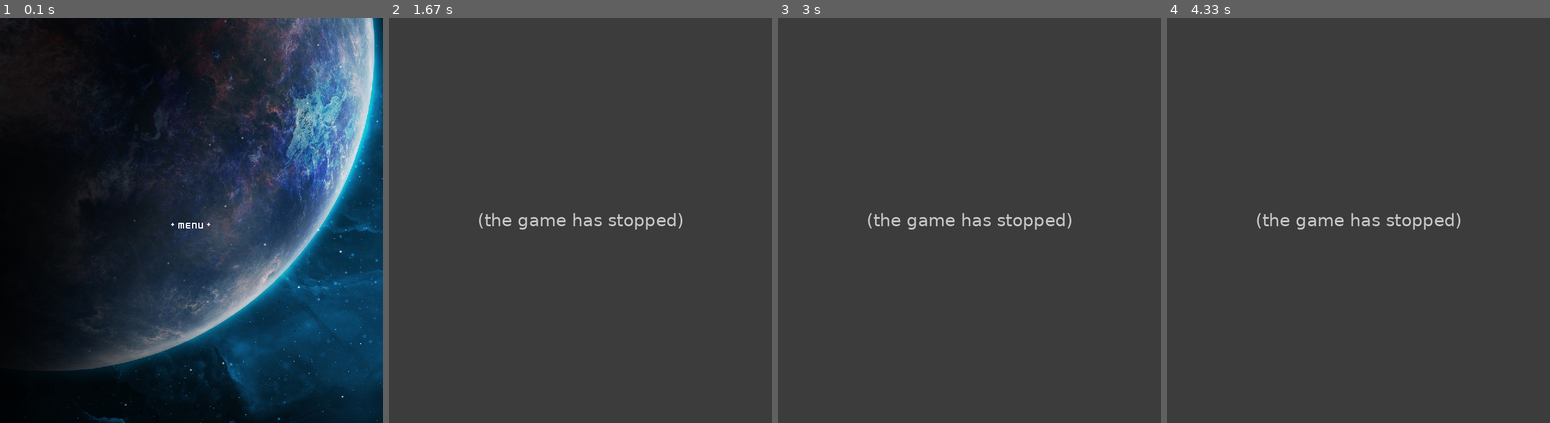
Above: before the commit, frames 1-4 (left to right).
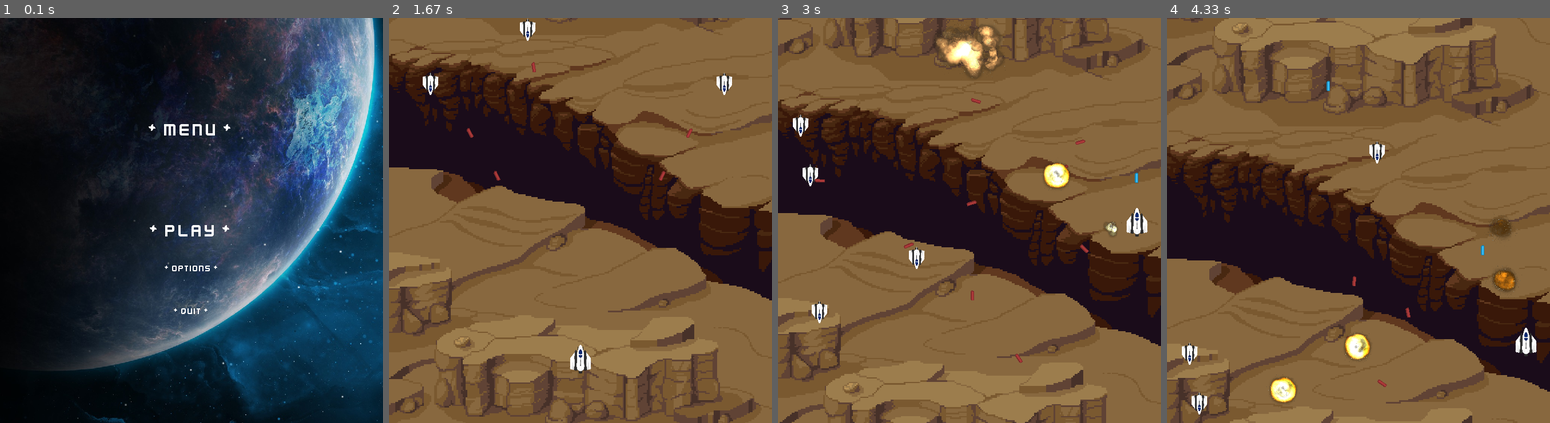
Above: after the commit, the same moments.

Repository: 2ndcouteau/Py_shmup
Game: pygame game, started from srcs/main.py
The game is run twice, just before and just after one commit, with the same random seed, the same clock (stepped at 60 frames per second) and the same inputs.
Inputs:
- Up to frame 1 (0.1 s): no input
- Up to frame 2 (1.67 s): hold Up 0.33-0.8 s; hold Down 0.83-1.13 s; tap Enter at 1.17 s; tap E at 1.5 s
- Up to frame 3 (3 s): hold Up 1.83-2.2 s; tap Space at 1.9, 2.3, 2.6, 2.97 s; tap E at 1.98 s; hold Right 2.23-2.87 s; hold Down from 2.9 s (still down)
- Up to frame 4 (4.33 s): release Down at 3.27 s; hold Left 3.3-3.77 s; tap Space at 3.37, 3.67, 3.87, 4.17 s; tap E at 3.45 s; hold Right 3.8-4.27 s; hold Up from 4.3 s (still down)

The runs differ from the first frame. In frame 1, 0.6% of the frame differs, in the area x 38-61%, y 26-74%; in frame 2, 98%; in frame 3, 98%; in frame 4, 98%, in the area x 0-100%, y 0-100%.
Error before the commit: NameError: name 'self' is not defined (class_Event.py line 74); the game stopped at 1.5 s (later frames are placeholders)

Commit message:
[ADD] Text method and initialisation in main menu [NEED] Manage center position with selections

Diff:
--- a/srcs/class_Event.py
+++ b/srcs/class_Event.py
@@ -16,6 +16,7 @@
 								DOWN,
 								RIGHT,
 								LEFT,
+								MENU_INPUT_DELAY,
 								media_folder)
 
 # func_table = {
@@ -71,10 +72,10 @@
 		g.mode = LEVEL_MENU	# change to load_menu()
 		music.pause()
 	def k_e(g):
-		if self.timer <= 0:
+		if g.timer <= 0:
 			Enemy(g)
 			# Reset the countdown timer to one second.
-			self.timer = 1000
+			g.timer = 50
 
 		#
 		# if keys[K_BACKSPACE]:
@@ -141,6 +142,17 @@
 			# g.music_level.play(-1)
 			print("Entrée")
 
+		g.menu_timer -= g.dt
+		if g.menu_timer <= 0:
+			# print ("Move OK")
+			if keys[K_UP]:
+				g.text_main_menu.move_up()
+				g.menu_timer = MENU_INPUT_DELAY
+			if keys[K_DOWN]:
+				g.text_main_menu.move_down()
+				g.menu_timer = MENU_INPUT_DELAY
+
+
 	def level_menu(g, keys):
 		if (g.player.hp > 0):
 			if keys[K_RETURN] or keys[K_SPACE]:
--- a/srcs/class_Game.py
+++ b/srcs/class_Game.py
@@ -12,7 +12,8 @@
 from class_Player		import Player
 from class_Enemy		import Enemy
 from class_Background	import Level_background, Level_menu_background, Main_menu_background
-from class_Text			import Level_text, Level_menu_text, Main_menu_text
+# from class_Text			import Level_text, Level_menu_text, Main_menu_text
+from class_Text			import Text_main_menu
 
 from constants			import (X_WINDOW,
 								Y_WINDOW,
@@ -37,6 +38,7 @@
 		self.timer = 0 # 1seconde
 		self.timer_gen_e = 0
 		self.timer_event = 0 # 1seconde
+		self.menu_timer = 0
 
 		self.last_update = 0
 
@@ -76,6 +78,7 @@
 		# self.music_channel_main_menu = pygame.mixer.Channel()
 
 		music.load(os.path.join(media_folder, 'main_menu_music.wav'))
+		music.set_volume(0.05)
 		music.play(-1)
 
 		# self.music_level = pygame.mixer.Sound(os.path.join(media_folder, 'game_music.wav'))
@@ -122,9 +125,10 @@
 
 		self.player = Player(self)
 
-		Level_text(self, "Hello  Game  !!", (0, 0))
-		Level_menu_text(self, "** Main menu **", (self.level_menu_backgrounds[1].rect.x, 0), cx=True)
-		Main_menu_text(self, "* Menu *", (X_WINDOW / 2, Y_WINDOW /2), cx=True)
+		# Level_text(self, "Hello  Game  !!", (0, 0))
+		# Level_menu_text(self, "** Main menu **", (self.level_menu_backgrounds[1].rect.x, 0), cx=True)
+		self.text_main_menu = Text_main_menu()
+		# Main_menu_text(self, "* Menu *", (X_WINDOW / 2, Y_WINDOW /2), cx=True)
 
 		# self.neutrals = []
 
@@ -139,7 +143,7 @@
 		sprite_frames = []
 		for line in range(8):
 			for column in range(8):
-				print(line, column)
+				# print(line, column)
 				sub_img = img.subsurface(pygame.Rect((posx +(column * width)),  (posy + (line * height)), width, height)).convert_alpha()
 				sub_img = pygame.transform.scale(sub_img, (int(width * ratio), int(height * ratio)))
 				sprite_frames.append(sub_img)
--- a/srcs/class_Layout.py
+++ b/srcs/class_Layout.py
@@ -6,7 +6,8 @@
 
 from class_Background	import Background
 from constants			import (Y_WINDOW,
-								X_WINDOW)
+								X_WINDOW,
+								FONT)
 
 class Layout():
 	def __init__(self):
@@ -31,7 +32,7 @@
 		g.sprites_enemies_shoots.draw(g.window)
 		g.sprites_allies_shoots.draw(g.window)
 
-		g.sprites_level_text.draw(g.window)
+		# g.sprites_level_text.draw(g.window)
 
 		# print(g.sprites_explosions)
 		g.sprites_explosions.draw(g.window)
@@ -53,13 +54,16 @@
 		# g.sprites_level_text.draw(g.window)
 
 		g.sprites_level_menu_backgrounds.draw(g.window)
-		g.sprites_level_menu_text.draw(g.window)
+		# g.sprites_level_menu_text.draw(g.window)
 
 		pygame.display.flip()
 
 	def draw_main_menu_sprites(self, g):
 
+
 		g.sprites_main_menu_backgrounds.draw(g.window)
-		g.sprites_main_menu_text.draw(g.window)
+		# g.sprites_main_menu_text.draw(g.window)
+
+		g.text_main_menu.draw_text(g.window)
 
 		pygame.display.flip()
--- a/srcs/class_Player.py
+++ b/srcs/class_Player.py
@@ -35,8 +35,8 @@
 		self.hit_box_player = pygame.transform.scale(self.image, (int(self.size[0]) - 10, int(self.size[1]) - 10))
 
 		# Init player ship position
-		self.rect = self.image.get_rect()
-		self.rect = self.rect.move((X_WINDOW / 2) - self.size[0] / 2, Y_WINDOW - 150)
+		self.rect = self.image.get_rect(center=[(X_WINDOW / 2) - self.size[0] / 2, Y_WINDOW - 150])
+		# self.rect = self.rect.move((X_WINDOW / 2) - self.size[0] / 2, Y_WINDOW - 150)
 
 		g.all_sprites.add(self)
 		g.sprites_players.add(self)
--- a/srcs/class_Text.py
+++ b/srcs/class_Text.py
@@ -18,45 +18,152 @@
 								YELLOW)
 
 
-class Text(pygame.sprite.Sprite):
-	def __init__(self, g, msg, pos, cx, cy):
+class Text_line(pygame.sprite.Sprite):
+	def __init__(self, font_size, text, pos, cx=False, cy=False, selected=False):
 		pygame.sprite.Sprite.__init__(self)
 
-		font = pygame.font.Font(FONT, 16)
-		self.image = font.render(msg, True, (255, 255, 255))
+
+		self.font_size = font_size
+		self.text = text
+		self.cx = cx
+		self.cy = cy
+		self.pos = list(pos)
+		self.selected = selected
+
+		self.font_low = pygame.font.Font(FONT, font_size)
+		self.font_big = pygame.font.Font(FONT, font_size * 2)
+		if selected :
+			self.image = self.font_big.render(self.text, True, WHITE)
+		else:
+			self.image = self.font_low.render(self.text, True, WHITE)
 		self.rect = self.image.get_rect()
-		position_text(self, list(pos), cx, cy)
+		self.size = self.image.get_size()
+		# self.old_size = self.new_size * 2
+		self.position_text(self)
 
-		g.all_sprites.add(self)
+	def position_text(self, text):
+		#cx= center_x, cy= center_y
+		text.size = text.image.get_size()
+		if text.cx :
+			text.pos[0] -= text.size[0] / 2
+		if text.cy :
+			text.pos[1] -= text.size[1] / 2
 
-def position_text(self, pos, cx, cy):
-	#cx= center_x, cy= center_y
-	self.size = self.image.get_size()
-	if cx :
-		pos[0] -= self.size[0] / 2
-	if cy :
-		pos[1] -= self.size[1] / 2
+		text.rect.x += text.pos[0]
+		text.rect.y += text.pos[1]
 
-	self.rect.x += pos[0]
-	self.rect.y += pos[1]
+#
+# class Level_text(Text):
+# 	def __init__(self, g, msg, pos, cx=False, cy=False):
+# 		Text.__init__(self, g, msg, pos, cx, cy)
+#
+# 		g.sprites_level_text.add(self)
+#
+#
+# class Level_menu_text(Text):
+# 	def __init__(self, g, msg, pos, cx=False, cy=False):
+# 		pos = (g.level_menu_backgrounds[1].rect.x + pos[0], g.level_menu_backgrounds[1].rect.y + pos[1])
+# 		Text.__init__(self, g, msg, pos, cx, cy)
+#
+# 		g.sprites_level_menu_text.add(self)
 
-class Level_text(pygame.sprite.Sprite):
-	def __init__(self, g, msg, pos, cx=False, cy=False):
-		Text.__init__(self, g, msg, pos, cx, cy)
+#
+# class Main_menu_text_elem(Text):
+# 	def __init__(self, g, msg, pos, cx=False, cy=False):
+# 		Text.__init__(self, g, msg, pos, cx , cy)
 
-		g.sprites_level_text.add(self)
+		# g.sprites_main_menu_text.add(self)
+class Text():
+	def __init__(self):
+		self.all_text = []
+
+	def draw_text(self, window):
+		for text in self.all_text:
+			window.blit(text.image, text.rect)
+
+	#
+	# font = pygame.font.Font(font_name, size)
+	# text_surface = font.render(text, True, WHITE)
+	# text_rect = text_surface.get_rect()
+	# text_rect.midtop = (x, y)
+	# surf.blit(text_surface, text_rect)
 
 
-class Level_menu_text(pygame.sprite.Sprite):
-	def __init__(self, g, msg, pos, cx=False, cy=False):
-		pos = (g.level_menu_backgrounds[1].rect.x + pos[0], g.level_menu_backgrounds[1].rect.y + pos[1])
-		Text.__init__(self, g, msg, pos, cx, cy)
+class Text_main_menu(Text):
+	def __init__(self):
+		Text.__init__(self)
 
-		g.sprites_level_menu_text.add(self)
+		self.y_offset_pos = 75
+		self.prev_pos = 1
+		self.new_pos = 1
+		self.title_font_size = 32
+		self.font_size = 16
+
+		self.all_text.append(Text_line(self.title_font_size, "* Menu *", (X_WINDOW / 2, Y_WINDOW / 4), cx=True))
+		self.all_text.append(Text_line(self.font_size, "* Play *", (X_WINDOW / 2, (Y_WINDOW / 2) + (self.y_offset_pos * 0)), cx=True, selected=True))
+		self.all_text.append(Text_line(self.font_size, "* Options *", (X_WINDOW / 2, (Y_WINDOW / 2) + (self.y_offset_pos * 1)), cx=True, selected=False))
+		self.all_text.append(Text_line(self.font_size, "* Quit *", (X_WINDOW / 2, (Y_WINDOW / 2) + (self.y_offset_pos * 2)), cx=True, selected=False))
+
+		self.len_all_text = len(self.all_text)
+
+	def move_up(self):
+		if (self.new_pos > 1):
+			self.new_pos -= 1
+		else:
+			self.new_pos = self.len_all_text - 1
+
+	def move_down(self):
+		if (self.new_pos < self.len_all_text - 1):
+			self.new_pos += 1
+		else:
+			self.new_pos = 1
+
+	def update_position_text(self, text, size_up):
+		#cx= center_x, cy= center_y
+		print (text.text, str(size_up), str(text.pos))
+		print(text.size)
+		if size_up :
+			text.pos[0] -= text.size[0] / 2
+			text.pos[1] -= text.size[1] / 2
+		else :
+			text.pos[0] += text.size[0] / 2
+			text.pos[1] += text.size[1] / 2
+
+			text.rect.x = text.pos[0]
+			text.rect.y = text.pos[1]
+
+		# tmp = text.new_size
+		# text.new_size = text.old_size
+		# text.old_size = tmp
+
+	def update(self):
+		# self.draw_text()
+
+		if self.prev_pos != self.new_pos:
+			self.all_text[self.prev_pos].image = self.all_text[self.prev_pos].font_low.render(self.all_text[self.prev_pos].text, True, WHITE)
+			self.update_position_text(self.all_text[self.prev_pos], size_up=False)
+			# self.position_text(list(self.all_text[self.prev_pos].pos), self.all_text[self.prev_pos].cx, self.all_text[self.prev_pos].cy)
+
+			self.all_text[self.new_pos].image = self.all_text[self.new_pos].font_big.render(self.all_text[self.new_pos].text, True, WHITE)
+			self.update_position_text(self.all_text[self.new_pos], size_up=True)
+			# self.position_text(list(self.all_text[self.new_pos].pos), self.all_text[self.new_pos].cx, self.all_text[self.new_pos].cy)
+
+			self.prev_pos = self.new_pos
 
 
-class Main_menu_text(pygame.sprite.Sprite):
-	def __init__(self, g, msg, pos, cx=False, cy=False):
-		Text.__init__(self, g, msg, pos, cx , cy)
+#
+#
+# Class Text:
+#
+# Class Text_Menu(Text):
+#
+# Class Text_menu_elem()
+#
 
-		g.sprites_main_menu_text.add(self)
+
+# text1
+# TEXT1
+# text2
+# TEXT2
+# text3
+# TEXT3
--- a/srcs/constants.py
+++ b/srcs/constants.py
@@ -56,6 +56,8 @@
 
 NEUTRALS_SPAWN_FREQUENCY = 1000
 
+MENU_INPUT_DELAY = 200
+
 # EVENT_FREQUENCY = 1000 / 60
 EXPLOSION_FRAME_RATE = 1000 / 60
 
--- a/srcs/main.py
+++ b/srcs/main.py
@@ -15,6 +15,7 @@
 
 def main_loop(g):
 	clock = pygame.time.Clock()
+
 	while 42:
 		# dt = time in milliseconds that passed since last tick.
 		g.dt = clock.tick(60)
@@ -42,8 +43,11 @@
 			Event.manage(Event, g)
 
 		else :
+			Event.manage(Event, g)
+			g.text_main_menu.update()
+
 			Layout.draw_main_menu_sprites(Layout, g)
-			Event.manage(Event, g)
+
 
 def main():
 
Not shown, changed: todo.md
